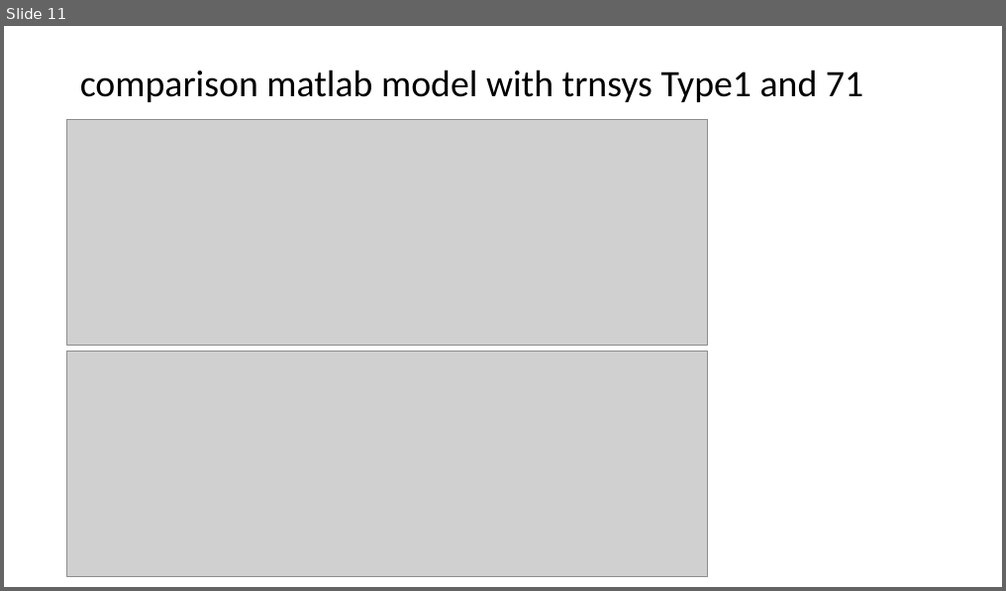
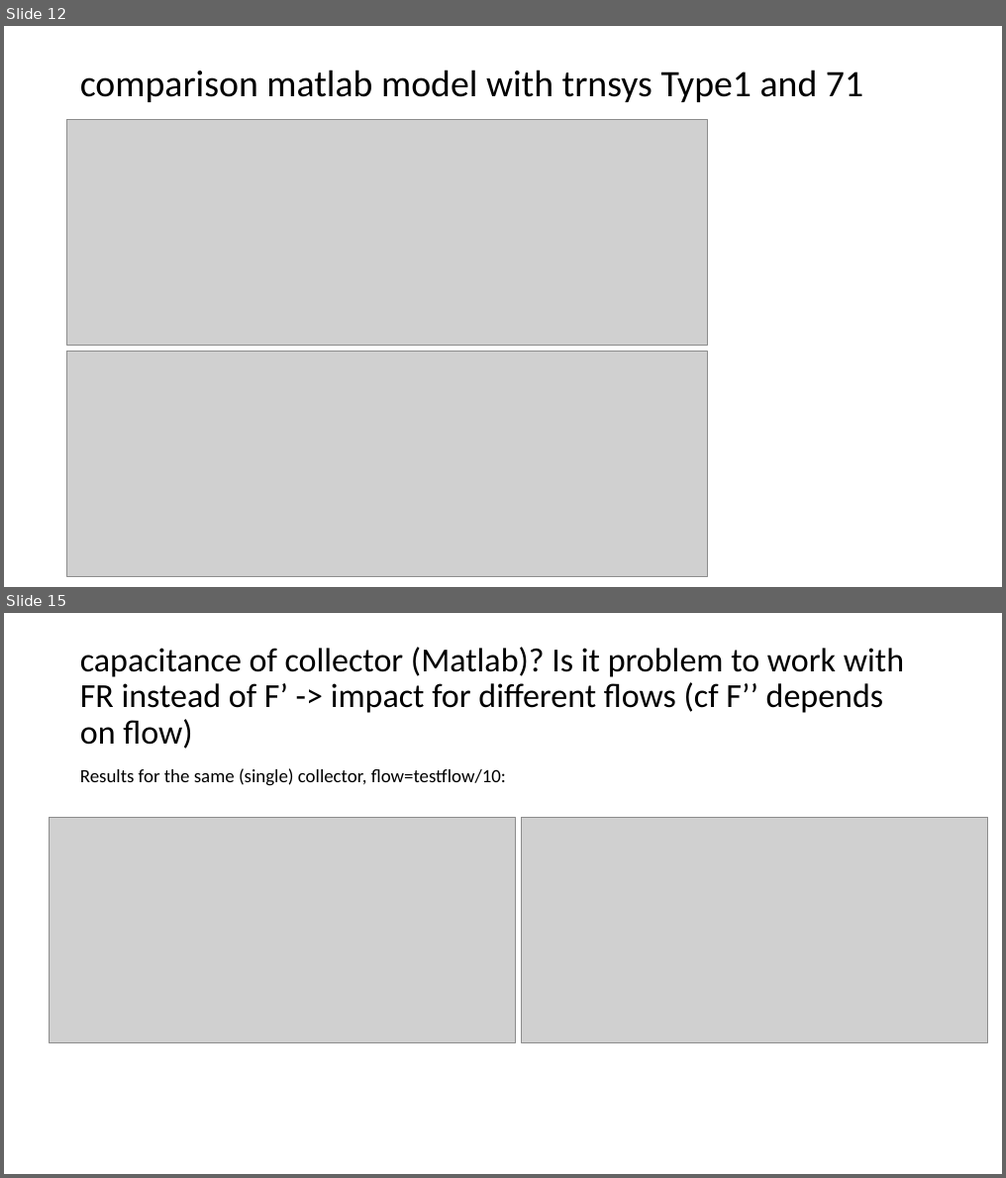
Before and after one commit to MargotDePauw/TETRA-warmtenetten, a slide deck: model zonnecollector/achtergrond/Solar collector.pptx. Shown one above the other, each under a label of ours: slide 11 before the commit, slides 12 and 15 after it; the slides between them are not shown. The pictures are 1006x591 and 1006x1178 pixels, drawn with LibreOffice and Linux fonts; fonts in the diff are those of the drawing; grey boxes stand for pictures. Boxes give left, top, right and bottom in pixels: in the first picture for what was removed or moved away, otherwise in the second. Text is boxed around its words. In the diff, an @@ line names an element or a change of style, - is before the commit and + after.

```diff
--- a/model zonnecollector/achtergrond/Solar collector.pptx
+++ b/model zonnecollector/achtergrond/Solar collector.pptx
@@ slide 15 added at bbox=[4, 613, 1002, 1174], background #FFFFFF @@
@@ title added at bbox=[80, 647, 904, 749], 32.4 pt, text #000000 @@
+capacitance of collector (Matlab)? Is it problem to work with FR instead of F’ -> impact for different flows (cf F’’ depends on flow)
@@ text added at bbox=[80, 768, 506, 786], 18 pt, text #000000 @@
+Results for the same (single) collector, flow=testflow/10:
@@ picture added at bbox=[49, 817, 515, 1043] @@
@@ picture added at bbox=[522, 817, 988, 1043] @@
@@ what was slide 11 is now slide 12 @@
```
Also in this commit, not shown: 2 slides changed, 5 other slides added, 1 slide removed, 2 other files.
